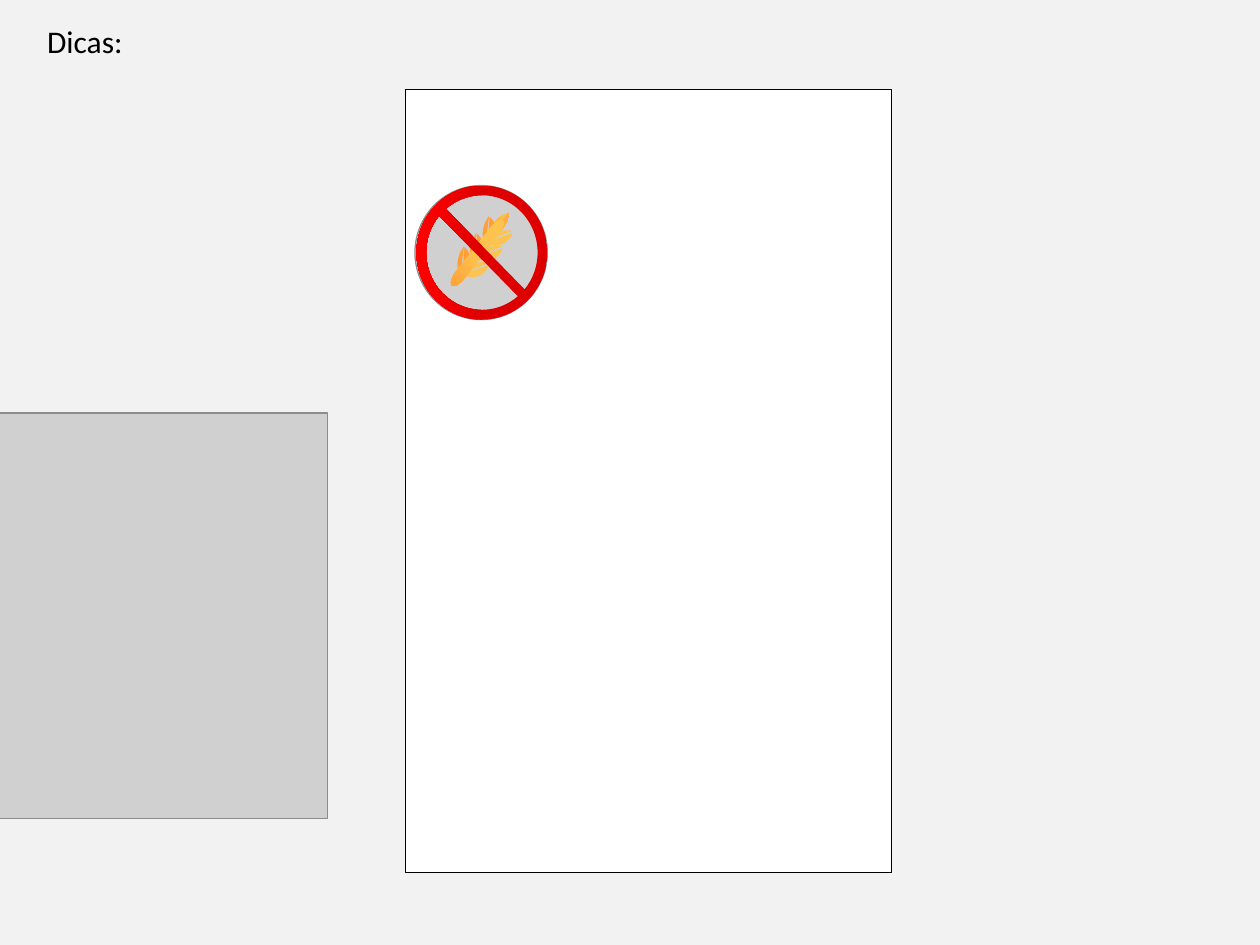
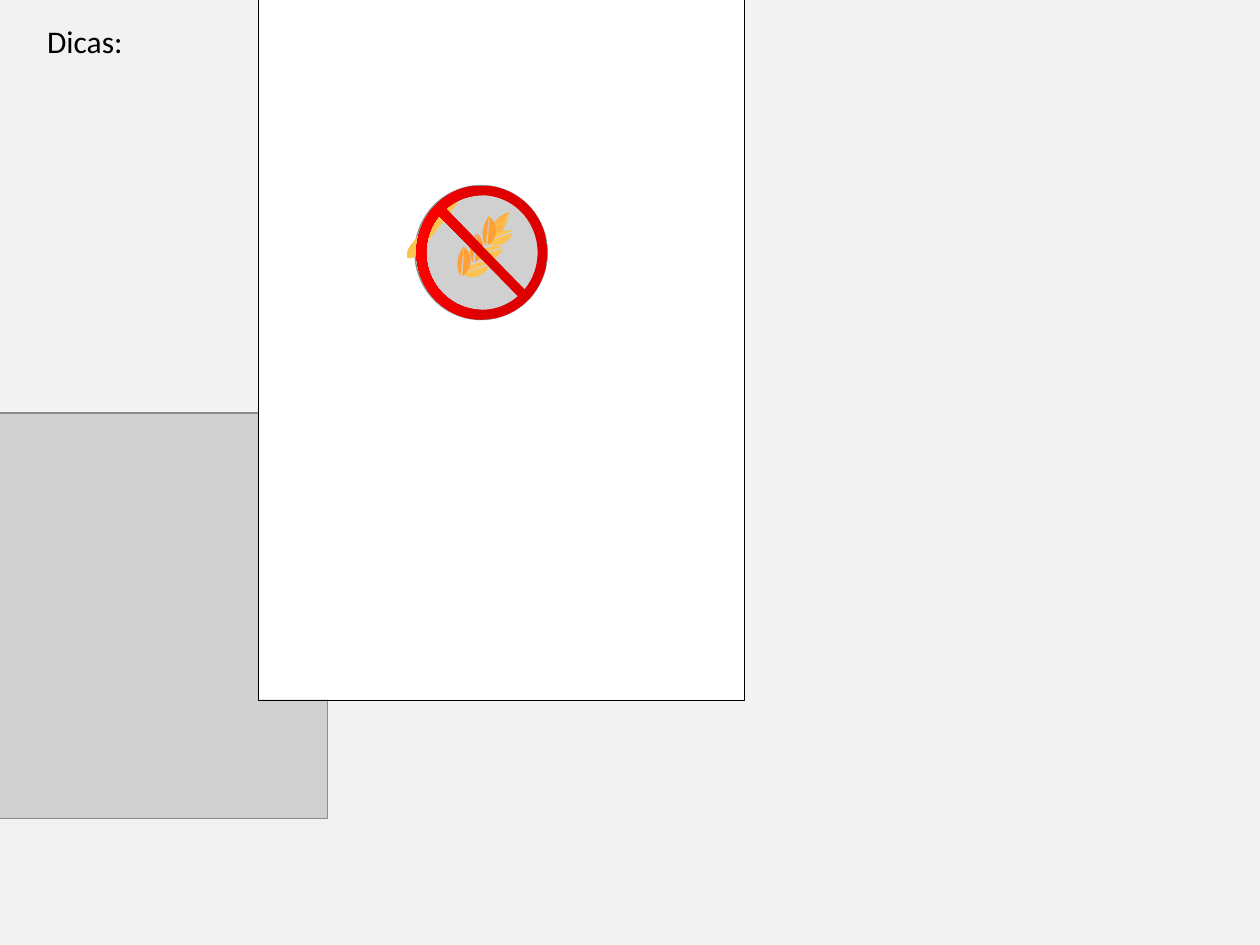
Before and after one commit to DudaElias/NewLife, a slide deck: slide 4 of design.pptx. Drawn at 1260x945 pixels with LibreOffice and Linux fonts; fonts in the diff are those of the drawing; grey boxes stand for pictures. Boxes give left, top, right and bottom in pixels: in the first picture for what was removed or moved away, otherwise in the second. Text is boxed around its words. In the diff, an @@ line names an element or a change of style, - is before the commit and + after.

```diff
--- a/design.pptx
+++ b/design.pptx
@@ rectangle: place and size @@
-rectangle at <box>406,89,892,872</box>
+rectangle at <box>258,0,745,699</box>
@@ pill shape: place and size @@
-pill shape at <box>448,216,508,289</box>
+pill shape at <box>403,190,463,262</box>
```
Also in this commit, not shown: 3 slides added, 2 slides removed.
